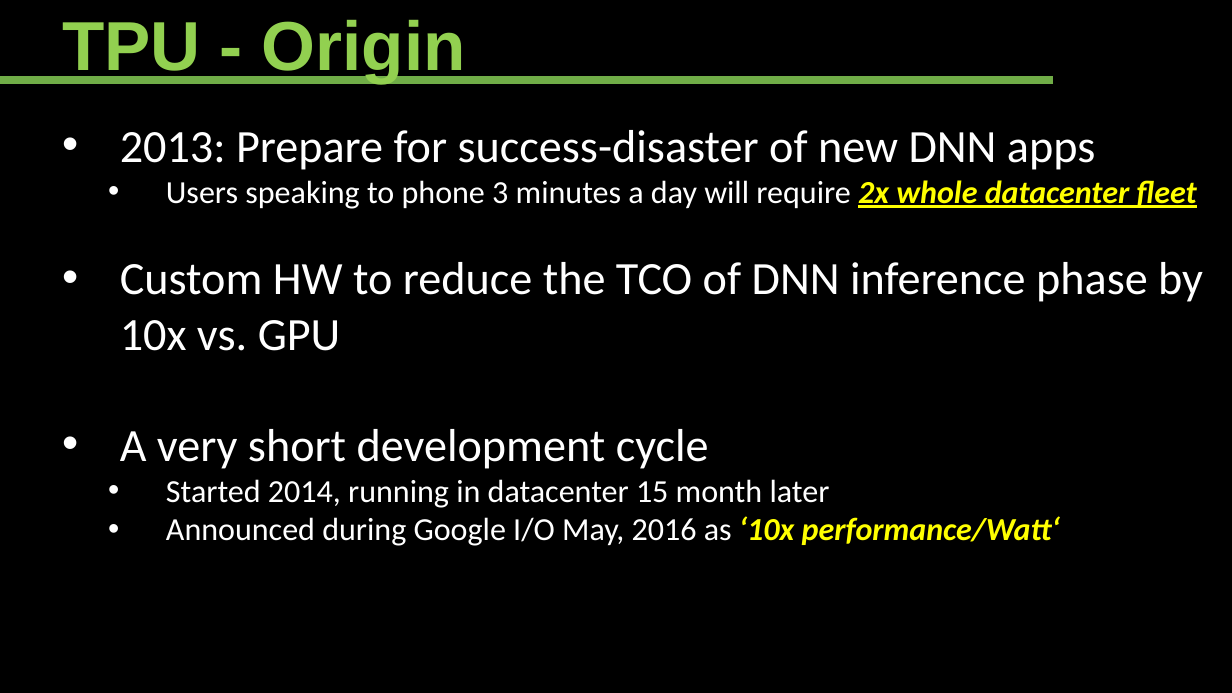
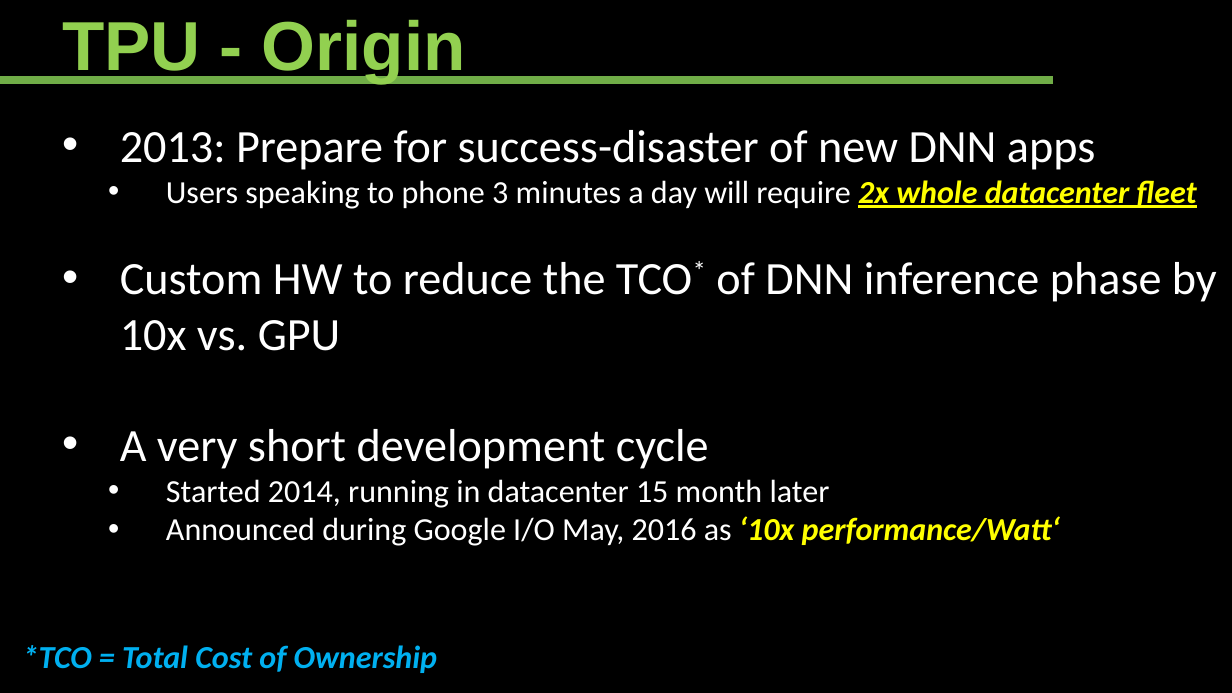
Before and after one commit to Ahdhn/EEC289Q-S18, a slide deck: slide 4 of Presentation/TPU.pptx. Drawn at 1232x693 pixels with LibreOffice and Linux fonts; fonts in the diff are those of the drawing. Boxes give left, top, right and bottom in pixels: in the first picture for what was removed or moved away, otherwise in the second. Text is boxed around its words. In the diff, an @@ line names an element or a change of style, - is before the commit and + after.

Commit message:
TPU presentation

```diff
--- a/Presentation/TPU.pptx
+++ b/Presentation/TPU.pptx
@@ text at [120,262,1217,351]: text changed @@
-• Custom HW to reduce the TCO of DNN inference phase by 10x vs. GPU
+• Custom HW to reduce the TCO* of DNN inference phase by 10x vs. GPU
@@ text added at [23,645,437,673], 25 pt, text #00B0F0, bold, italic @@
+*TCO = Total Cost of Ownership
```
Also in this commit, not shown: 4 other slides changed, 2 slides added, 2 slides removed.
